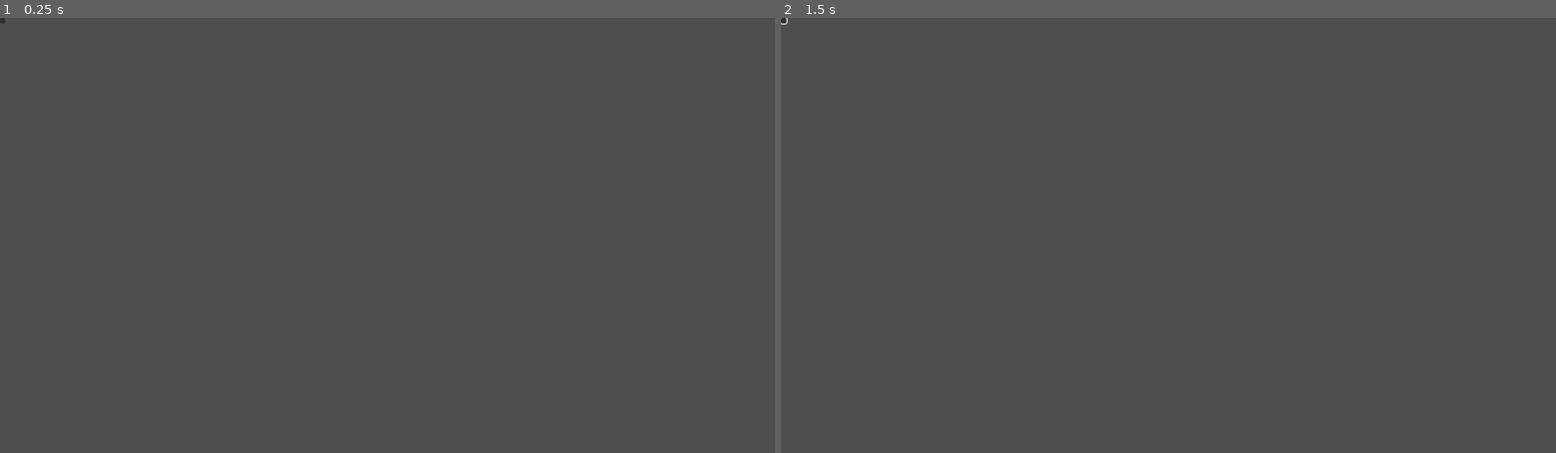
Above: before the commit, frames 1-2 (left to right).
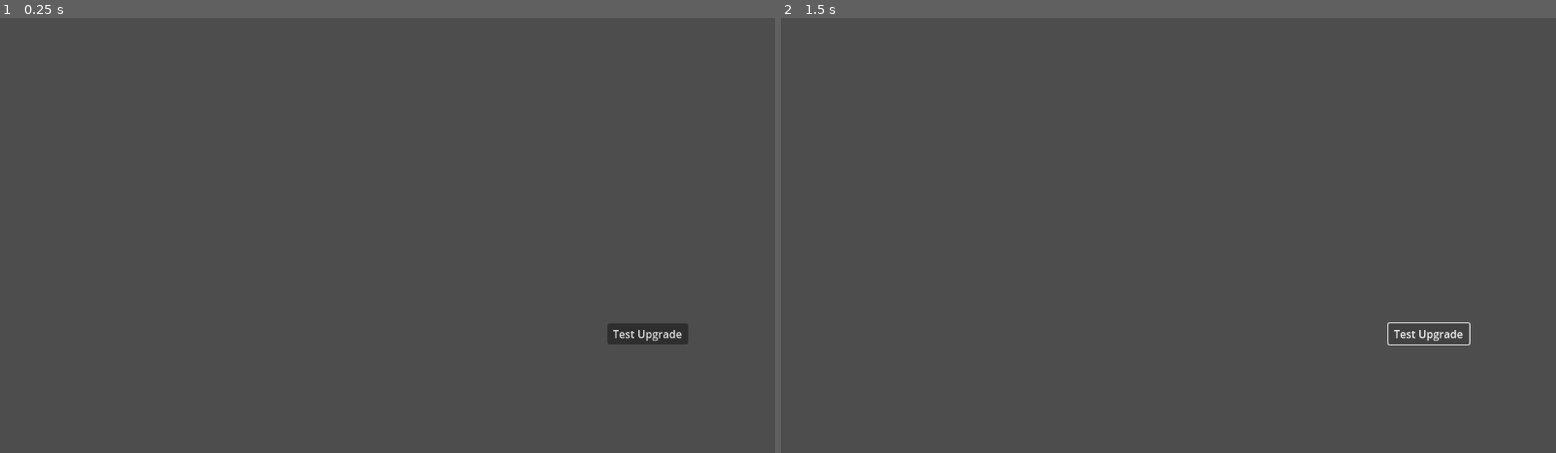
Above: after the commit, the same moments.

Repository: Jeremy-Marbles/StatBattler
Game: Godot game, scene res://game_scene.tscn
The game is run twice, just before and just after one commit, with the same random seed, the same clock (stepped at 60 frames per second) and the same inputs. The project has no main scene, so this scene is started directly.
Inputs (mouse positions are in pixels of both pictures, inside the frame that each line leads up to):
- Up to frame 1 (0.25 s): no input
- Up to frame 2 (1.5 s): click (781, 22) at 0.52 s; click (1432, 335) at 1.25 s, where only the run after the commit has a clickable "Test Upgrade"

The runs differ from the first frame. In frame 1, 0.5% of the frame differs, in the area x 0-89%, y 0-76%; in frame 2, 0.2%.

Commit message:
Additional Nodes

Diff:
--- a/game_scene.tscn
+++ b/game_scene.tscn
@@ -2,6 +2,21 @@
 
 [node name="Game Scene" type="Node2D"]
 
-[node name="Button" type="Button" parent="."]
-offset_right = 8.0
-offset_bottom = 8.0
+[node name="Upgrade Node" type="Button" parent="."]
+offset_left = 327.0
+offset_top = 131.0
+offset_right = 447.0
+offset_bottom = 162.0
+text = "Test Upgrade"
+
+[node name="Upgrade Node2" type="Button" parent="."]
+offset_left = 670.0
+offset_top = 131.0
+offset_right = 790.0
+offset_bottom = 162.0
+text = "Test Upgrade"
+
+[node name="Line2D" type="Line2D" parent="."]
+points = PackedVector2Array(-7, -8)
+
+[node name="Camera2D" type="Camera2D" parent="."]
